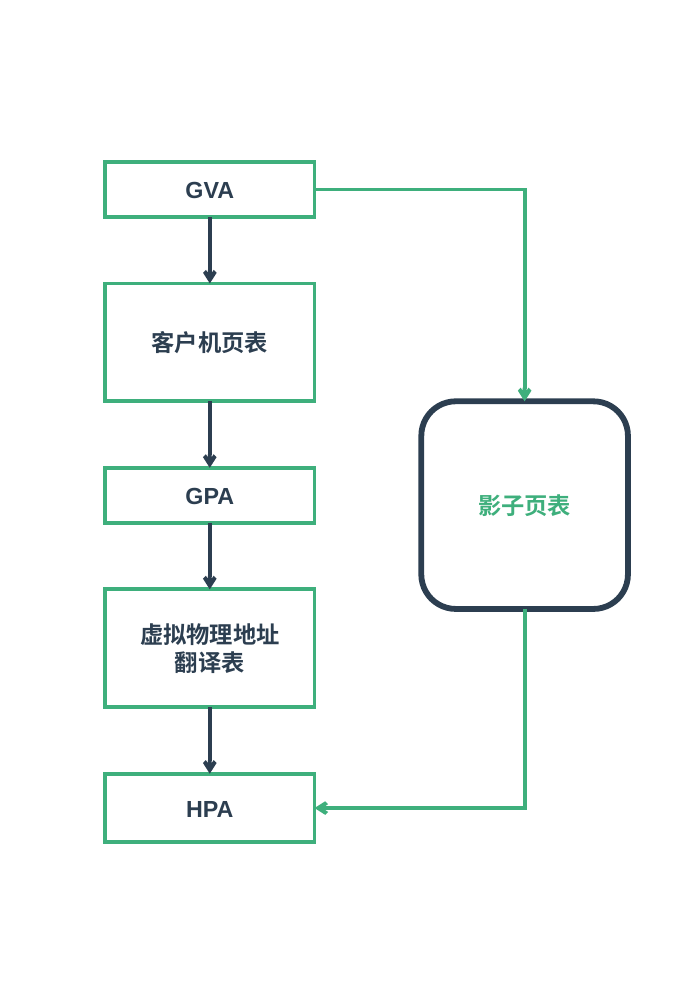
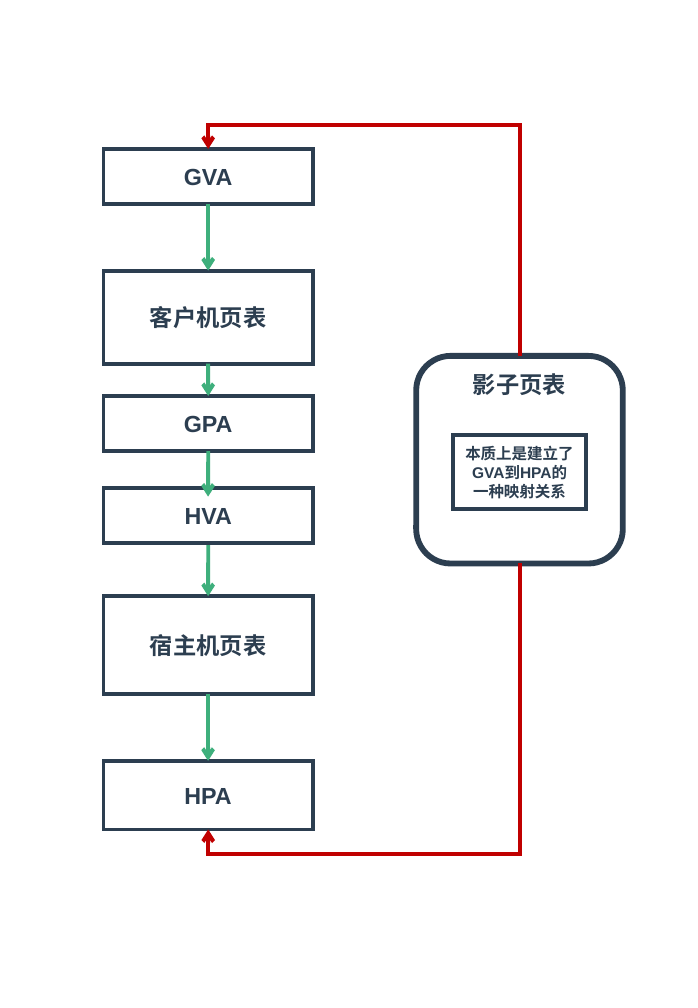
Before and after one commit to zaiqiang-dong/zaiqiang, a slide deck: slide 25 of picture/ppt/vitrualization/vitrualization.pptx (slide 14 before the commit). Drawn at 698x1008 pixels with LibreOffice and Linux fonts; fonts in the diff are those of the drawing. Boxes give left, top, right and bottom in pixels: in the first picture for what was removed or moved away, otherwise in the second. Text is boxed around its words. In the diff, an @@ line names an element or a change of style, - is before the commit and + after.

```diff
--- a/picture/ppt/vitrualization/vitrualization.pptx
+++ b/picture/ppt/vitrualization/vitrualization.pptx
@@ elbow arrow added from (519, 356) to (208, 149), #C00000 3 pt @@
@@ arrow (208, 204) - (208, 271): stroke #2C3E50 3 pt to #3EAF7C 3 pt @@
@@ elbow arrow removed from (315, 190) to (525, 401) @@
@@ rectangle "客户机页表": place and size @@
-rectangle "客户机页表" at box(105, 284, 315, 402)
+rectangle "客户机页表" at box(103, 271, 313, 364)
@@ rounded rectangle "影子页表": place and size @@
-rounded rectangle "影子页表" at box(422, 401, 628, 609)
+rounded rectangle "影子页表" at box(416, 356, 623, 563)
@@ rounded rectangle "影子页表" at box(416, 356, 623, 563): text colour #3EAF7C to #2C3E50; vertical alignment middle to top @@
@@ arrow moved from (209, 401) - (209, 468) to (208, 364) - (208, 396) @@
@@ arrow (208, 364) - (208, 396): stroke #2C3E50 3 pt to #3EAF7C 3 pt @@
@@ rectangle "GPA": place and size @@
-rectangle "GPA" at box(105, 468, 315, 523)
+rectangle "GPA" at box(103, 396, 313, 450)
@@ rectangle added at box(453, 436, 586, 509), outline #2C3E50 3 pt, 12 pt, text #2C3E50, bold @@
+本质上是建立了
+GVA到HPA的
+一种映射关系
@@ arrow added from (208, 451) to (208, 497), #3EAF7C 3 pt @@
@@ rectangle added at box(103, 488, 313, 543), outline #2C3E50 3 pt, 18 pt, text #2C3E50, bold @@
+HVA
@@ arrow moved from (209, 523) - (209, 589) to (208, 544) - (208, 597) @@
@@ arrow (208, 544) - (208, 597): stroke #2C3E50 3 pt to #3EAF7C 3 pt @@
@@ elbow arrow moved from (525, 609) - (315, 808) to (519, 563) - (208, 829) @@
@@ elbow arrow (519, 563) - (208, 829): stroke #3EAF7C 3 pt to #C00000 3 pt @@
@@ outline #3EAF7C 3 pt to #2C3E50 3 pt in 5 elements at box(103, 761, 313, 830), box(103, 149, 313, 204), box(103, 271, 313, 364), box(103, 396, 313, 450), box(103, 597, 313, 695) @@
@@ rectangle "宿主机页表": place and size @@
-rectangle "宿主机页表" at box(105, 589, 315, 707)
+rectangle "宿主机页表" at box(103, 597, 313, 695)
@@ text in rectangle at box(150, 634, 266, 656): text changed @@
-虚拟物理地址
-翻译表
+宿主机页表
@@ 2 arrows, 1 rectangle: place and size @@
-2 arrows, 1 rectangle at box(105, 162, 315, 773)
+2 arrows, 1 rectangle at box(103, 149, 313, 761)
@@ arrow (208, 694) - (208, 761): stroke #2C3E50 3 pt to #3EAF7C 3 pt @@
@@ rectangle "HPA": place and size @@
-rectangle "HPA" at box(105, 773, 315, 842)
+rectangle "HPA" at box(103, 761, 313, 830)
```
Also in this commit, not shown: 8 other slides changed, 18 slides added, 5 slides removed, 7 other files.
